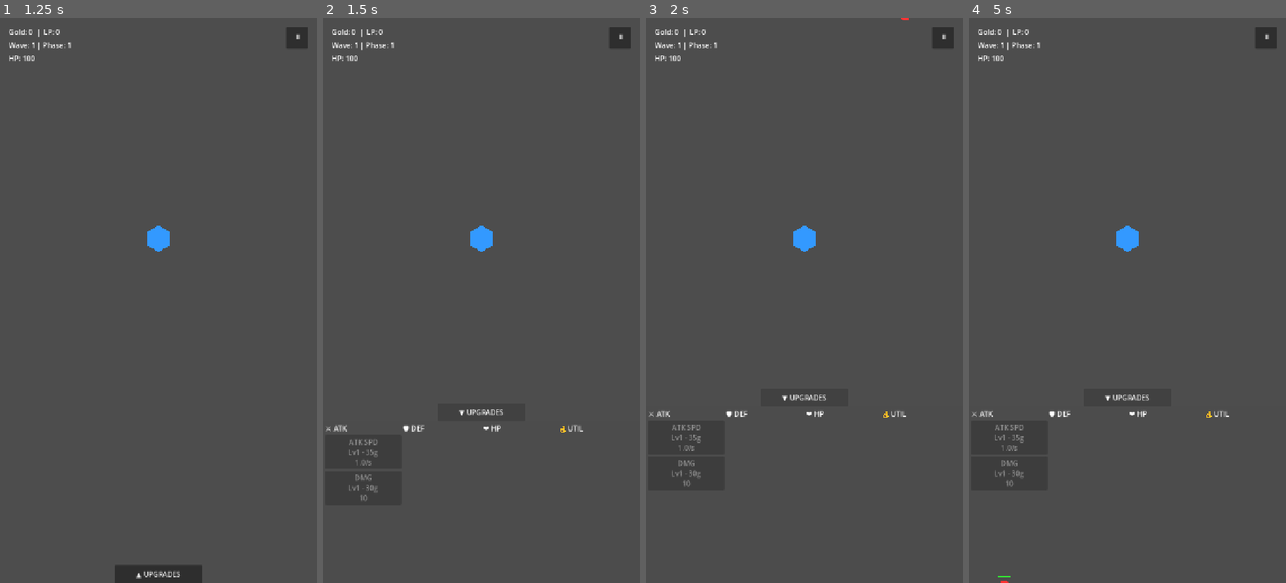
Above: before the commit, frames 1-4 (left to right).
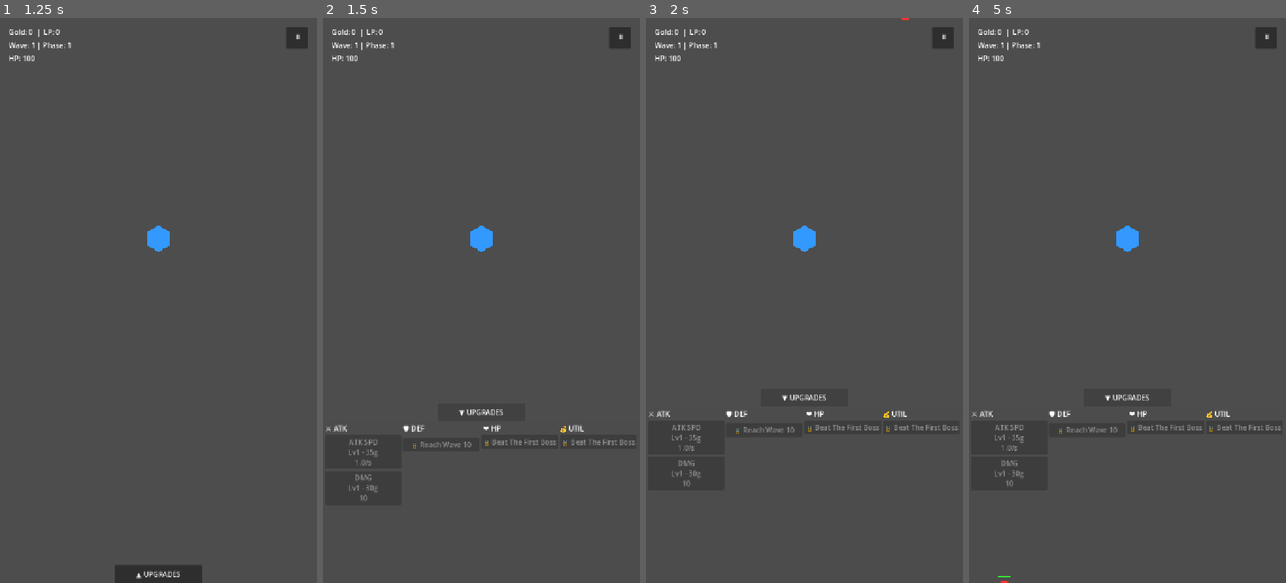
Above: after the commit, the same moments.

Repository: elydarstudio/Base_Defence
Game: Godot game, scene res://Scenes/StartMenu.tscn
Same seed, same stepped clock (60 frames per second), same inputs: the game is played once before the commit and once after it.
Inputs:
- Up to frame 1 (1.25 s): click "PLAY" at 0.5 s
- Up to frame 2 (1.5 s): click "▲ UPGRADES" at 1.25 s
- Up to frame 3 (2 s): no input
- Up to frame 4 (5 s): click "▼ UPGRADES" at 2 s; click "⏸" at 2.75 s; click "RESTART" at 3.5 s; click "▲ UPGRADES" at 4.25 s

Frame 1 is identical in both runs. In frame 2, 0.3% of the frame differs, in the area x 28-99%, y 72-77%; in frame 3, 0.3%; in frame 4, 0.3%.

Commit message:
shield display fix, locked stat placeholders, unlock onboarding, crit rebalance, knockback rebalance, HP display floor, LP persistence, pause menu fixes, workshop floors at base cost

Diff:
--- a/base-defence/Scripts/base.gd
+++ b/base-defence/Scripts/base.gd
@@ -158,6 +158,9 @@
 		var absorbed = min(shield, reduced)
 		shield -= absorbed
 		reduced -= absorbed
+		print("shield AFTER subtraction: ", shield)
+		print("take_damage: amount=", amount, " shield=", shield, " reduction=", damage_reduction)
+		print("damage_reduction value: ", damage_reduction)
 	if reduced > 0:
 		health -= reduced
 	if main_node != null:
--- a/base-defence/Scripts/enemy.gd
+++ b/base-defence/Scripts/enemy.gd
@@ -38,7 +38,7 @@
 			attack_timer = 0.0
 			base_node.take_damage(attack_damage)
 			if main_node != null:
-				main_node.update_health_ui(base_node.health)
+				main_node.update_health_ui(base_node.health, base_node.shield)
 	queue_redraw()
 
 func _draw():
--- a/base-defence/Scripts/main.gd
+++ b/base-defence/Scripts/main.gd
@@ -136,6 +136,9 @@
 	"LegacyPerWaveButton": 3,
 	"LegacyMultButton": 3,
 	"LegacyDropButton": 3,
+	"DEFLocked": 999,
+	"HPLocked": 999,
+	"UTILLocked": 999,
 }
 
 func _ready():
@@ -152,6 +155,8 @@
 
 func _apply_unlock_level():
 	var unlock = SaveManager.data["unlock_level"]
+
+	# Hide/show individual stat buttons
 	var columns = ["ATKColumn", "DEFColumn", "HPColumn", "UTILColumn"]
 	for col in columns:
 		var col_node = $UI/UpgradePanel/ColumnsContainer.get_node(col)
@@ -159,6 +164,15 @@
 			if child is Button:
 				var required = UNLOCK_REQUIREMENTS.get(child.name, 3)
 				child.visible = unlock >= required
+
+	# Show/hide locked placeholders
+	var def_locked = $UI/UpgradePanel/ColumnsContainer/DEFColumn/DEFLocked
+	var hp_locked = $UI/UpgradePanel/ColumnsContainer/HPColumn/HPLocked
+	var util_locked = $UI/UpgradePanel/ColumnsContainer/UTILColumn/UTILLocked
+
+	def_locked.visible = unlock < 1
+	hp_locked.visible = unlock < 2
+	util_locked.visible = unlock < 2
 
 func _check_unlock_progression():
 	var unlock = SaveManager.data["unlock_level"]
@@ -181,9 +195,8 @@
 	dmg_mult_level = d["floor_dmg_mult"]
 	$Base.damage_multiplier += dmg_mult_level * 0.1
 	crit_chance_level = d["floor_crit_chance"]
-	$Base.crit_chance += crit_chance_level * 0.05
-	crit_dmg_level = d["floor_crit_dmg"]
-	$Base.crit_damage += crit_dmg_level * 0.25
+	$Base.crit_chance += crit_chance_level * 0.0125
+	$Base.crit_damage += crit_chance_level * 0.10
 	# DEF
 	shield_level = d["floor_shield"]
 	$Base.add_shield(shield_level * 20.0)
@@ -193,9 +206,9 @@
 	$Base.damage_reduction += dmg_reduct_level * 0.02
 	kb_freq_level = d["floor_kb_freq"]
 	if kb_freq_level > 0:
-		$Base.knockback_freq = max(0.5, 5.0 - (kb_freq_level * 0.2))
+		$Base.knockback_freq = max(0.5, 5.0 - (kb_freq_level * 0.1))
 	kb_str_level = d["floor_kb_str"]
-	$Base.knockback_strength += kb_str_level * 20.0
+	$Base.knockback_strength += kb_str_level * 10.0
 	# HP
 	max_hp_level = d["floor_max_hp"]
 	$Base.increase_max_health(max_hp_level * 20.0)
@@ -276,7 +289,7 @@
 	_update_ui()
 
 func add_currency(amount: int):
-	var total = amount + (gold_per_kill_level * 2)
+	var total = amount + gold_per_kill_level
 	var multiplied = int(total * (1.0 + (gold_mult_level * 0.1)))
 	currency += multiplied
 	enemies_killed += 1
@@ -294,7 +307,7 @@
 	dn.setup(amount, pos)
 
 func update_health_ui(hp: float, shield: float = 0.0):
-	var text = "HP: " + str(int(hp))
+	var text = "HP: " + str(max(0, int(hp)))
 	if shield > 0:
 		text += "  |  Shield: " + str(int(shield))
 	$UI/BaseHealthLabel.text = text
@@ -339,10 +352,10 @@
 		"+" + str(dmg_mult_level * 10) + "%")
 	_update_btn($UI/UpgradePanel/ColumnsContainer/ATKColumn/CritChanceButton,
 		"CRIT %", crit_chance_level, crit_chance_max, crit_chance_cost,
-		str(crit_chance_level * 5) + "%")
+		str(snappedf(crit_chance_level * 1.25, 0.01)) + "%")
 	_update_btn($UI/UpgradePanel/ColumnsContainer/ATKColumn/CritDmgButton,
 		"CRIT DMG", crit_dmg_level, crit_dmg_max, crit_dmg_cost,
-		"+" + str(crit_dmg_level * 25) + "%")
+		"+" + str(crit_dmg_level * 10) + "%")
 
 	# DEF
 	_update_btn($UI/UpgradePanel/ColumnsContainer/DEFColumn/ShieldButton,
@@ -359,7 +372,7 @@
 		str(kb_freq_level))
 	_update_btn($UI/UpgradePanel/ColumnsContainer/DEFColumn/KnockbackStrButton,
 		"KB STR", kb_str_level, kb_str_max, kb_str_cost,
-		str(kb_str_level))
+		str(kb_str_level * 10))
 
 	# HP
 	_update_btn($UI/UpgradePanel/ColumnsContainer/HPColumn/MaxHPButton,
@@ -433,7 +446,7 @@
 	currency -= crit_chance_cost
 	crit_chance_level += 1
 	crit_chance_cost = int(crit_chance_cost * 1.3)
-	$Base.crit_chance += 0.05
+	$Base.crit_chance += 0.0125
 	_update_ui()
 
 func _on_crit_dmg_button_pressed():
@@ -441,7 +454,7 @@
 	currency -= crit_dmg_cost
 	crit_dmg_level += 1
 	crit_dmg_cost = int(crit_dmg_cost * 1.25)
-	$Base.crit_damage += 0.25
+	$Base.crit_damage += 0.10
 	_update_ui()
 
 # ── DEF handlers ──────────────────────────────
@@ -474,7 +487,7 @@
 	currency -= kb_freq_cost
 	kb_freq_level += 1
 	kb_freq_cost = int(kb_freq_cost * 1.2)
-	$Base.knockback_freq = max(0.5, 5.0 - (kb_freq_level * 0.2))
+	$Base.knockback_freq = max(0.5, 5.0 - (kb_freq_level * 0.1))
 	_update_ui()
 
 func _on_knockback_str_button_pressed():
@@ -482,7 +495,7 @@
 	currency -= kb_str_cost
 	kb_str_level += 1
 	kb_str_cost = int(kb_str_cost * 1.2)
-	$Base.knockback_strength += 20.0
+	$Base.knockback_strength += 10.0
 	_update_ui()
 
 # ── HP handlers ───────────────────────────────
--- a/base-defence/main.tscn
+++ b/base-defence/main.tscn
@@ -170,6 +170,11 @@
 text = "KB STR
 "
 
+[node name="DEFLocked" type="Button" parent="UI/UpgradePanel/ColumnsContainer/DEFColumn" unique_id=97852440]
+layout_mode = 2
+disabled = true
+text = "🔒 Reach Wave 10"
+
 [node name="HPColumn" type="VBoxContainer" parent="UI/UpgradePanel/ColumnsContainer" unique_id=27764103]
 custom_minimum_size = Vector2(173, 0)
 layout_mode = 2
@@ -199,6 +204,11 @@
 layout_mode = 2
 text = "HEAL MULT"
 
+[node name="HPLocked" type="Button" parent="UI/UpgradePanel/ColumnsContainer/HPColumn" unique_id=774946569]
+layout_mode = 2
+disabled = true
+text = "🔒 Beat The First Boss"
+
 [node name="UTILColumn" type="VBoxContainer" parent="UI/UpgradePanel/ColumnsContainer" unique_id=1483226718]
 custom_minimum_size = Vector2(173, 0)
 layout_mode = 2
@@ -227,6 +237,11 @@
 [node name="LegacyDropButton" type="Button" parent="UI/UpgradePanel/ColumnsContainer/UTILColumn" unique_id=2048114754]
 layout_mode = 2
 text = "LP CHANCE"
+
+[node name="UTILLocked" type="Button" parent="UI/UpgradePanel/ColumnsContainer/UTILColumn" unique_id=367772935]
+layout_mode = 2
+disabled = true
+text = "🔒 Beat The First Boss"
 
 [node name="PauseButton" type="Button" parent="UI" unique_id=1040772999]
 offset_left = 650.0
Not shown, changed: base-defence/DESIGN .md
